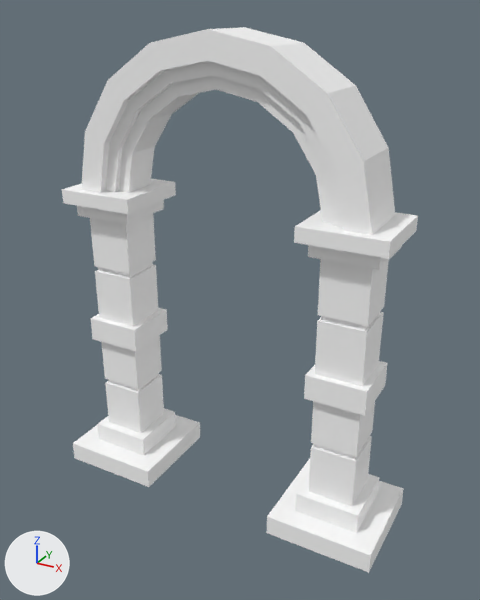
One commit to the glTF model assets/synty/simple_fantasy/models/SF_Prop_Archway_01.glb: the scene before it, then after it.
The view is the same before and after, from a 50 mm lens placed at (0.0464, -0.0809, 0.0749), pointed at (0.0019, 0.0001, 0.0344). Lighting does not change. The marker at lower left points along +X, +Y and +Z.

In view in the first picture: 'SF_Prop_Archway_01'.
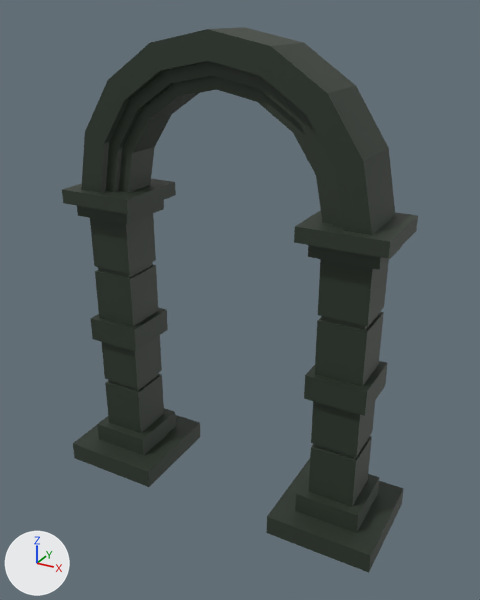
Location of each change, [x1, y1, x2, y2] in pixels of the pictures (480 x 600 px):
'SF_Prop_Archway_01', surface changed (grey to black): [62, 27, 418, 573] in both

What changed in the scene script:
```text
Add img_undead_footman_01:
    img_undead_footman_01 = load_image('Undead_Footman_01', '_unpacked/Undead_Footman_01', 512, 512, 'sRGB')
Change mat_lambert1:
    remove mat_lambert1.base_color = (1.0, 1.0, 1.0)  # white #ffffff
    add mat_lambert1.texture = img_undead_footman_01
```
